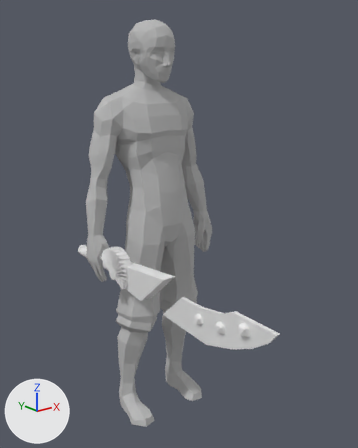
A saved change to the Blender file Cows-HacknSlash/Assets/Models/Weapons/Sword.blend.
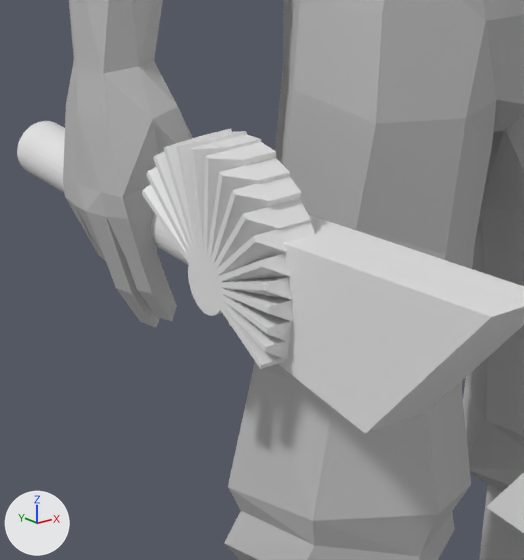
Each version is shown whole from a 50 mm camera at (-3.064, -4.208, 3.87) aimed at (-0.201, -0.63, 2.438), then close up on the part from 21% to 47% of the width and 50% to 72% of the height. Lighting does not change. The marker at lower left points along +X, +Y and +Z.

Objects in the first close-up: 'FrontBalde', 'FrontBalde.001', 'Handle', 'body'.
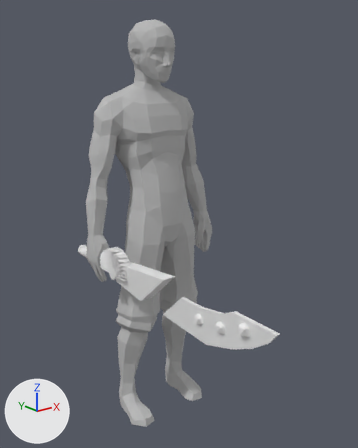
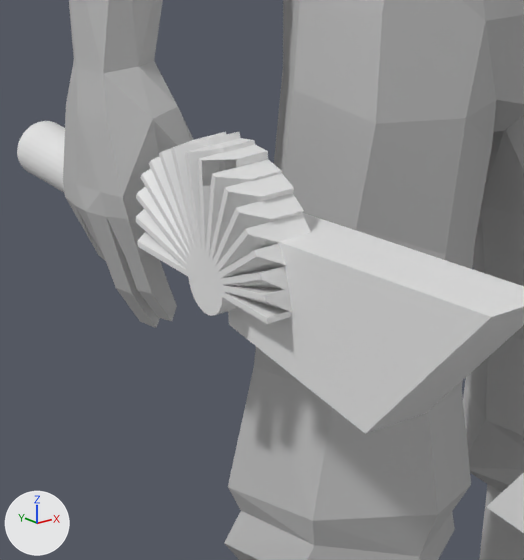
The change in detail:
Mesh me_cylinder_003 is new.
It has 391 vertices, 281 faces, 1 loose edge and spans x -0.0203..0.0048, y -0.0173..0.0196, z 0.0089..0.0177.
Object 'FrontBalde.001' (ob_frontbalde_001) turns from (90, 90, 0) to (0, 62, -90) degrees about x, y and z.
Object 'FrontBalde.001' (ob_frontbalde_001) is now hidden.
Object 'Cylinder' (ob_cylinder) is new; it shows me_cylinder_003.
Its location is (-0.895, -0.307, 1.961).
Its rotation in degrees is (0, 90, 0).
Its scale is (12.0, 12.0, 13.0).

What differs and where, as boxes (x1, y1, x2, y2) in the close-ups (524 x 560 px):
'FrontBalde.001', hidden
    before: (142, 129, 315, 369)
'Cylinder', added
    after: (136, 132, 311, 324)
